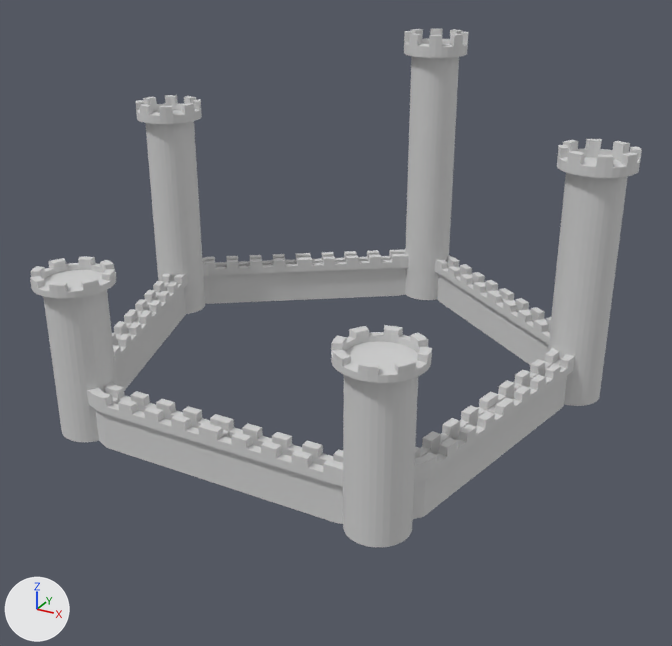
The OBJ model labs/coursework/res/models/castle.obj: old version first, new version second.
The view is the same before and after, from a camera (50 mm lens) standing at (7.17, -12.83, 5.89) and looking at (0.12, -0.01, -0.51). Lighting does not change. The marker at lower left points along +X, +Y and +Z. Where no turn or scale is listed for an object, it has been applied to the vertices. Vertices at the same position are counted once.

The first picture shows 'Cylinder.001_Cylinder.011'.
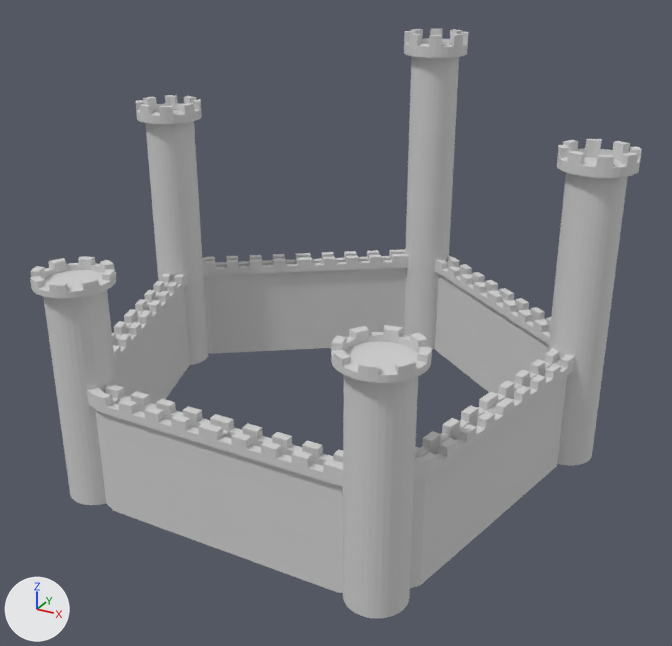
The newer file is also turned or shifted as a whole; pictures and numbers use the older file's frame.

Where the change shows, as pixel boxes [x1, y1, x2, y2] in the pictures (672 x 646 px; the box of a moved part takes in the faces that stretch with it):
'Cylinder.001_Cylinder.011', reshaped (14% taller)
    before: [30, 29, 642, 547]
    after: [30, 29, 642, 618]
part 1 of me_cylinder_001_cylinder_011, moved or reshaped
    before: [57, 268, 604, 547]
    after: [57, 268, 604, 618]

Patch to the scene script:
```diff
--- a/labs/coursework/res/models/castle.obj.py
+++ b/labs/coursework/res/models/castle.obj.py
@@ me_cylinder_001_cylinder_011 @@
 me_cylinder_001_cylinder_011.from_pydata(...)  # 3580 vertices, 3270 faces; spans x -4.8..4.53, y -4.21..4.98, z -1.55..3.83
 # used by ob_cylinder_001_cylinder_011; location = (0.0, 0.0, 0.0)
+# me_cylinder_001_cylinder_011 part 1: all 560 vertices in x -4.65..4.38, y -4.06..4.83, z -1.55..-1.52 are moved by (0.0, 0.0, -1.15)
 me_cylinder_001_cylinder_011.materials.append(mat_material)
```
